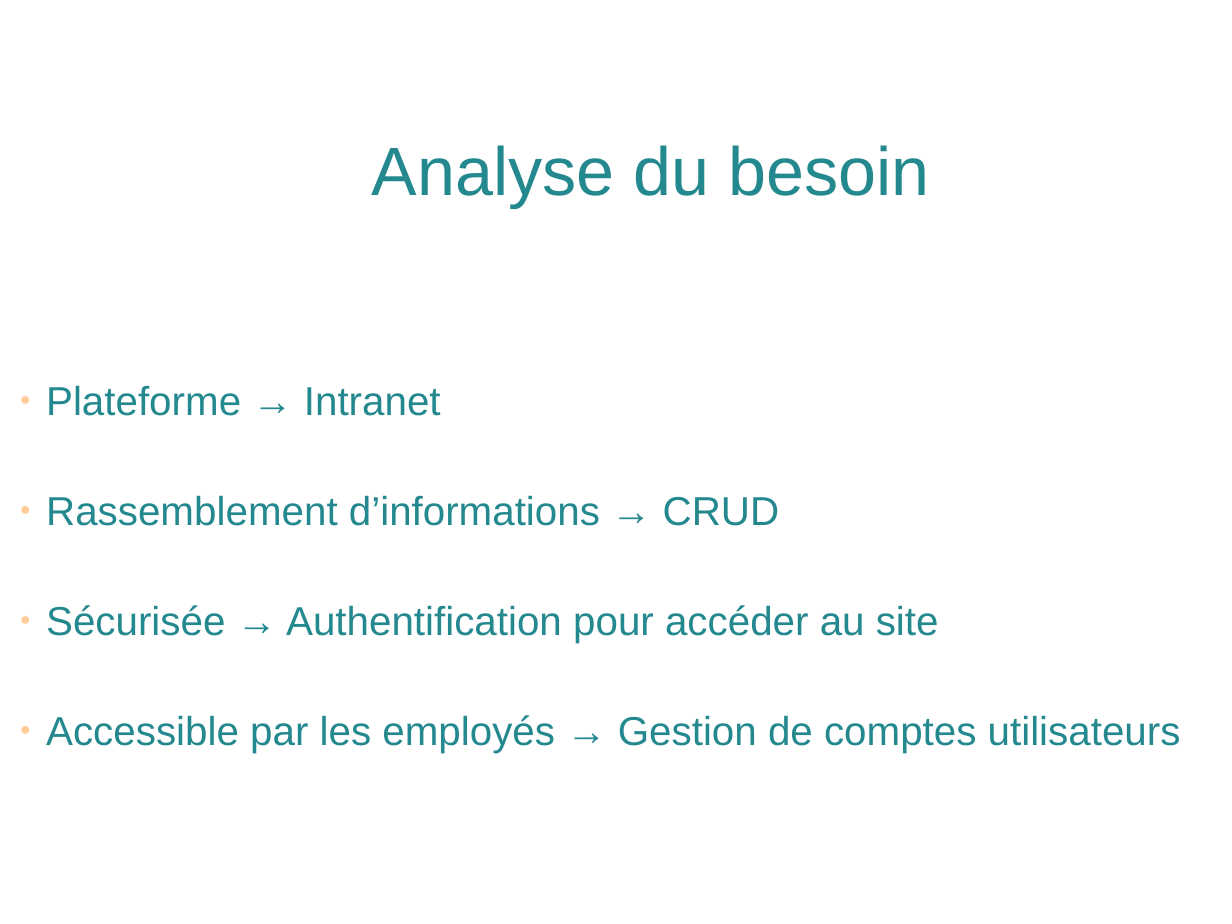
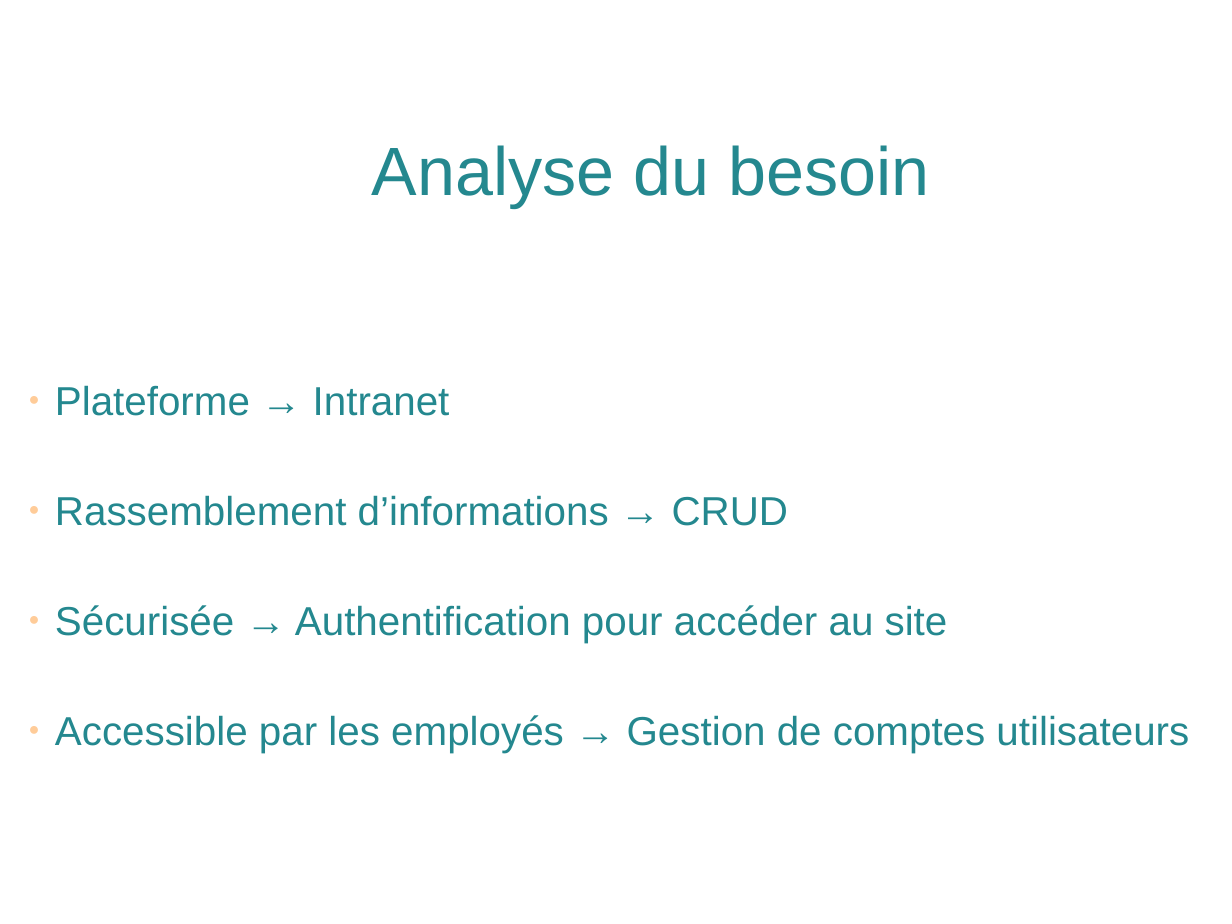
Before and after one commit to solenehuault/projets_certif, a slide deck: slide 8 of FACE/slides-face.odp (slide 5 before the commit). Drawn at 1232x924 pixels with LibreOffice and Linux fonts; fonts in the diff are those of the drawing. Boxes give left, top, right and bottom in pixels: in the first picture for what was removed or moved away, otherwise in the second. Text is boxed around its words. In the diff, an @@ line names an element or a change of style, - is before the commit and + after.

```diff
--- a/FACE/slides-face.odp
+++ b/FACE/slides-face.odp
@@ text "Plateforme → Intranet": place and size @@
-text "Plateforme → Intranet" at (46, 385, 1181, 753)
+text "Plateforme → Intranet" at (55, 385, 1189, 753)
```
Also in this commit, not shown: 4 other slides changed, 6 slides added, 2 slides removed.
